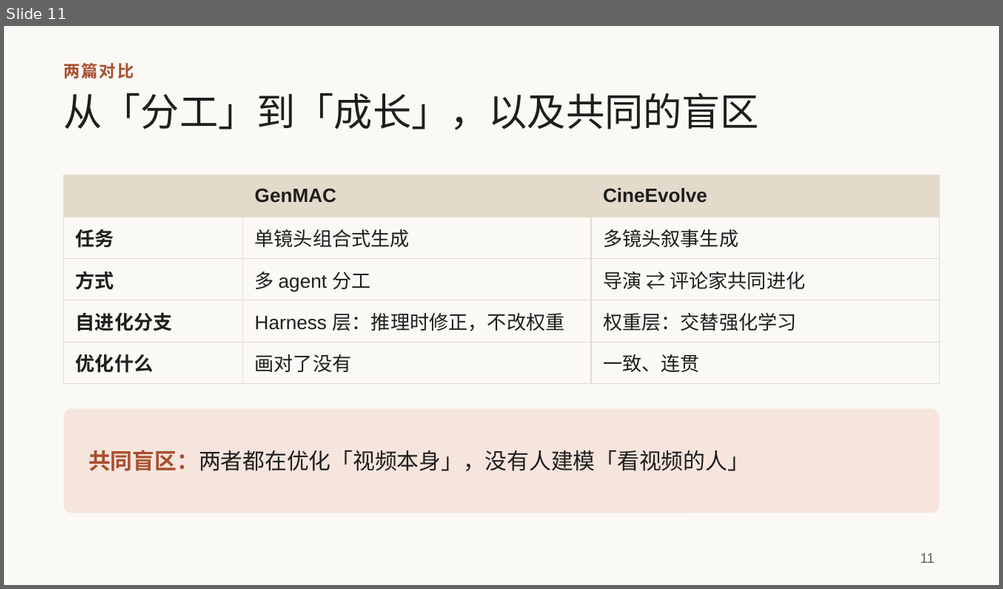
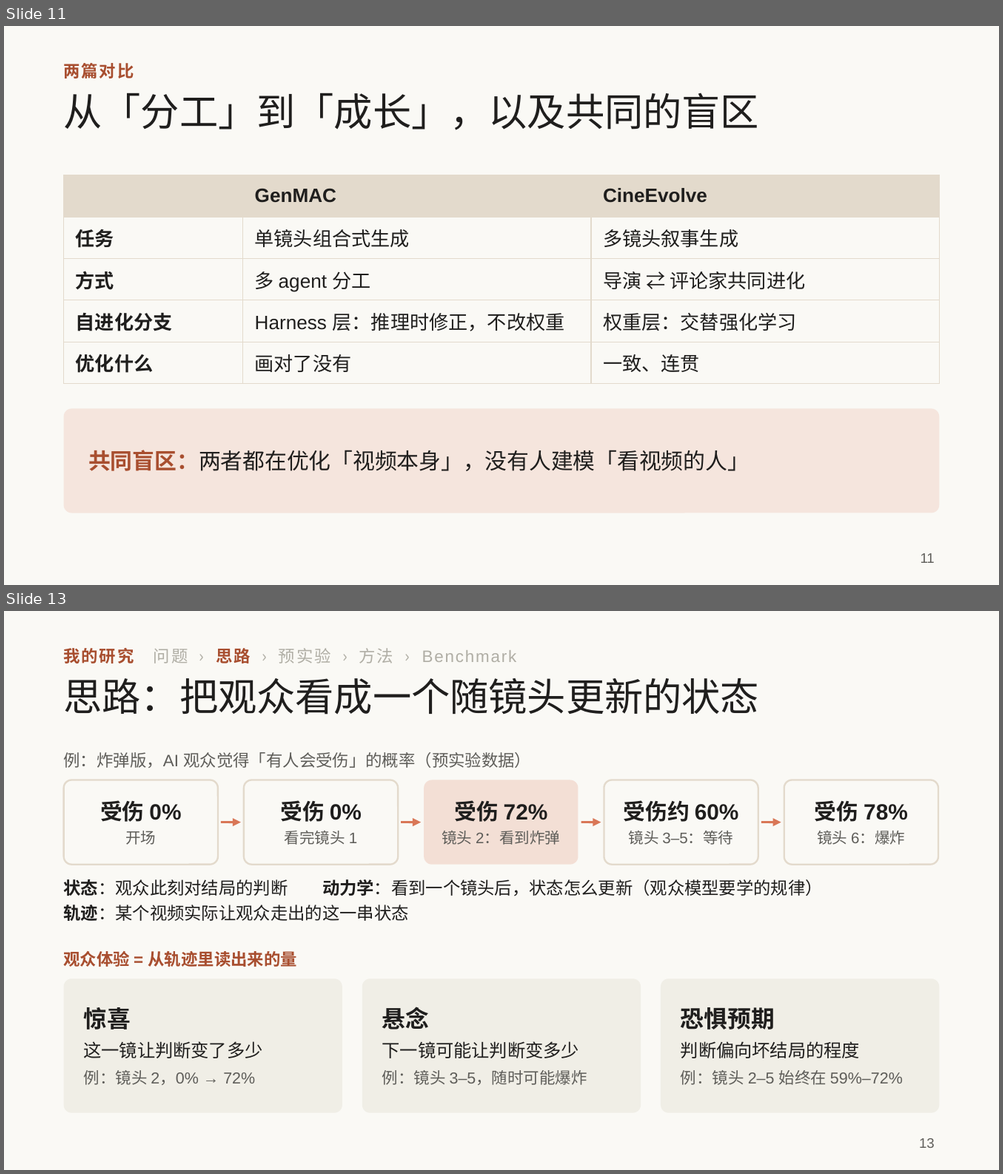
Before and after one commit to irving-2222/ICML, a slide deck: talk/研究分享_从多智能体协作到自进化.pptx. Shown one above the other, each under a label of ours: slide 11 before the commit, slides 11 and 13 after it; the slides between them are not shown. The pictures are 1003x589 and 1003x1174 pixels, drawn with LibreOffice and Linux fonts; fonts in the diff are those of the drawing. Boxes give left, top, right and bottom in pixels: in the first picture for what was removed or moved away, otherwise in the second. Text is boxed around its words. In the diff, an @@ line names an element or a change of style, - is before the commit and + after.

```diff
--- a/talk/研究分享_从多智能体协作到自进化.pptx
+++ b/talk/研究分享_从多智能体协作到自进化.pptx
@@ slide 13 added at [4, 611, 999, 1170], background #FAF9F5 @@
@@ text added at [64, 648, 517, 664], 12 pt, text #B0AEA5 @@
+我的研究 问题 › 思路 › 预实验 › 方法 › Benchmark
@@ title added at [64, 678, 760, 715], 28 pt, text #1F1E1D @@
+思路：把观众看成一个随镜头更新的状态
@@ text added at [64, 752, 531, 768], 12 pt, text #5E5D59 @@
+例：炸弹版，AI 观众觉得「有人会受伤」的概率（预实验数据）
@@ rounded rectangle added at [64, 780, 218, 865], fill #FAF9F5, outline #E3DACC 1.25 pt @@
@@ rounded rectangle added at [244, 780, 398, 865], fill #FAF9F5, outline #E3DACC 1.25 pt @@
@@ rounded rectangle added at [424, 780, 578, 865], fill #D97757 at 20% opacity @@
@@ rounded rectangle added at [603, 780, 758, 865], fill #FAF9F5, outline #E3DACC 1.25 pt @@
@@ rounded rectangle added at [784, 780, 938, 865], fill #FAF9F5, outline #E3DACC 1.25 pt @@
@@ text added at [100, 800, 181, 845], 16 pt, text #1F1E1D, bold @@
+受伤 0%
+开场
@@ text added at [280, 800, 361, 845], 11 pt, text #5E5D59 @@
+受伤 0%
+看完镜头 1
@@ text added at [441, 800, 560, 845], 11 pt, text #5E5D59 @@
+受伤 72%
+镜头 2：看到炸弹
@@ text added at [623, 800, 739, 845], 11 pt, text #5E5D59 @@
+受伤约 60%
+镜头 3–5：等待
@@ text added at [814, 800, 908, 845], 11 pt, text #5E5D59 @@
+受伤 78%
+镜头 6：爆炸
@@ arrow added from (221, 822) to (241, 822), #D97757 1.5 pt @@
@@ arrow added from (401, 822) to (421, 822), #D97757 1.5 pt @@
@@ arrow added from (581, 822) to (600, 822), #D97757 1.5 pt @@
@@ arrow added from (761, 822) to (781, 822), #D97757 1.5 pt @@
@@ text added at [64, 880, 822, 921], 12.5 pt, text #1F1E1D @@
+状态：观众此刻对结局的判断 动力学：看到一个镜头后，状态怎么更新（观众模型要学的规律）
+轨迹：某个视频实际让观众走出的这一串状态
@@ text added at [64, 951, 297, 967], 12 pt, text #A84E2F, bold @@
+观众体验 = 从轨迹里读出来的量
@@ rounded rectangle added at [64, 979, 342, 1113], fill #F0EEE6 @@
@@ rounded rectangle added at [362, 979, 640, 1113], fill #F0EEE6 @@
@@ rounded rectangle added at [660, 979, 939, 1113], fill #F0EEE6 @@
@@ text added at [84, 1008, 263, 1085], 11.5 pt, text #1F1E1D @@
+惊喜
+这一镜让判断变了多少
+例：镜头 2，0% → 72%
@@ text added at [382, 1007, 587, 1085], 11.5 pt, text #5E5D59 @@
+悬念
+下一镜可能让判断变多少
+例：镜头 3–5，随时可能爆炸
@@ text added at [680, 1008, 902, 1085], 11.5 pt, text #5E5D59 @@
+恐惧预期
+判断偏向坏结局的程度
+例：镜头 2–5 始终在 59%–72%
@@ page number added at [919, 1139, 934, 1148], 10 pt, text #5E5D59 @@
+13
```
Also in this commit, not shown: 4 slides changed, 1 slide removed.
